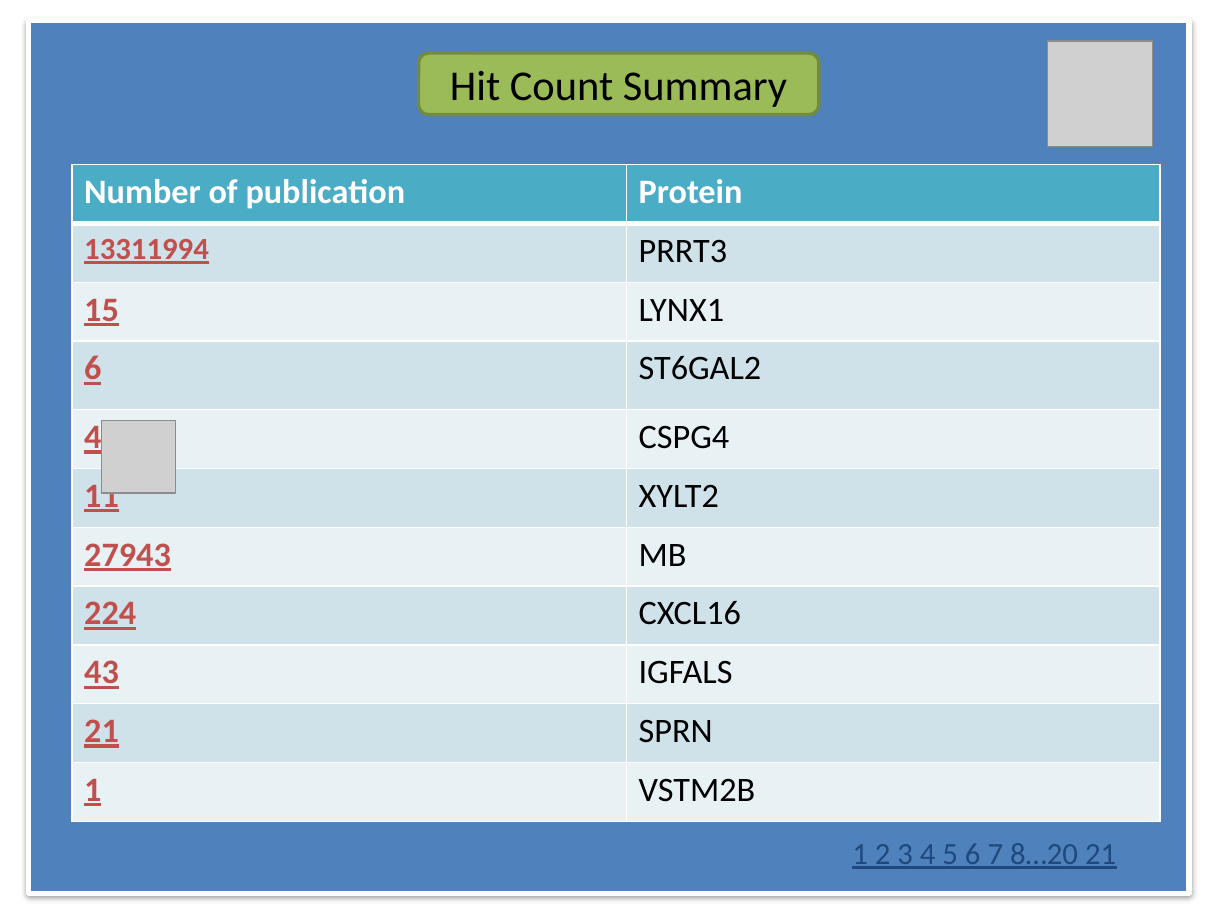
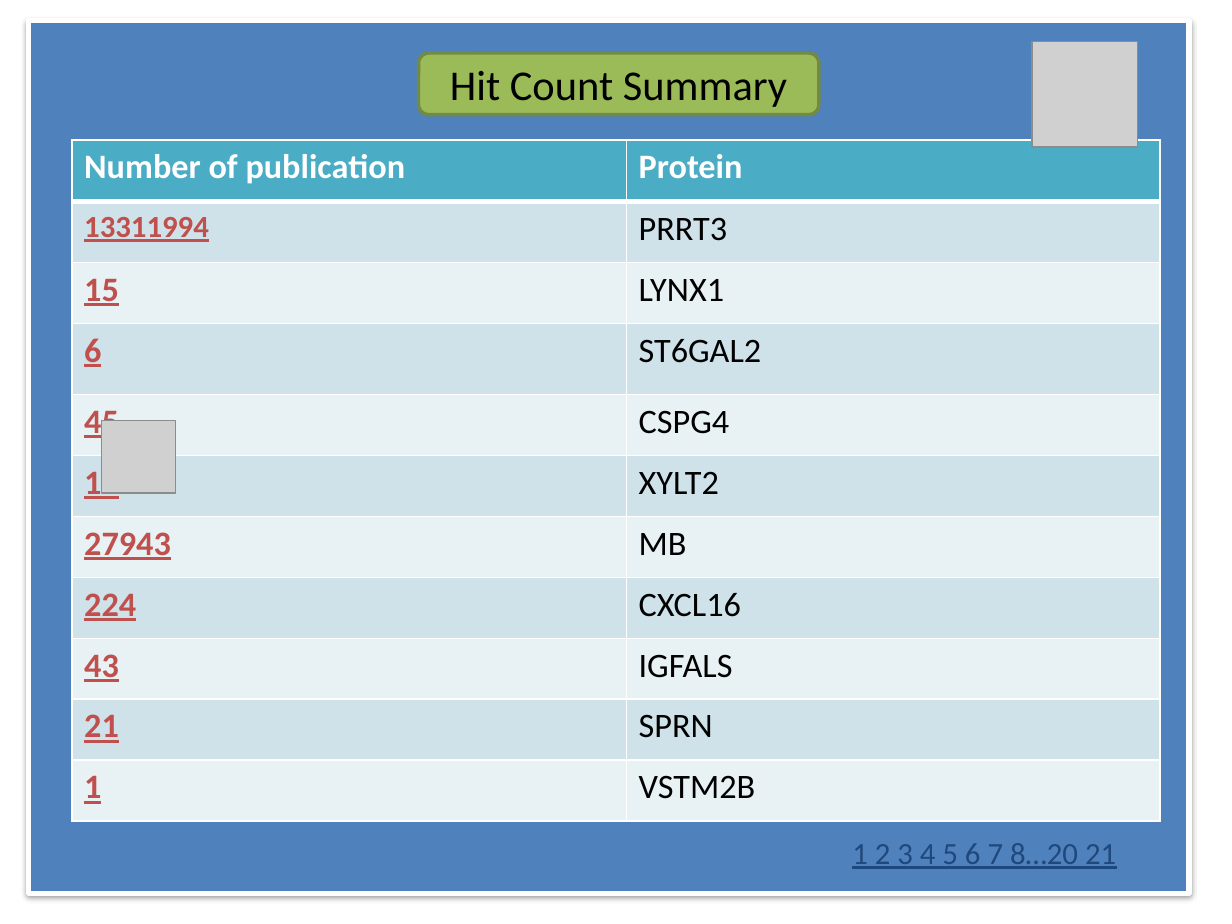
Before and after one commit to bluewood/HighThroughputDataRetrieval, a slide deck: slide 18 of Documents/GUI.pptx. Drawn at 1232x924 pixels with LibreOffice and Linux fonts; fonts in the diff are those of the drawing; grey boxes stand for pictures. Boxes give left, top, right and bottom in pixels: in the first picture for what was removed or moved away, otherwise in the second. Text is boxed around its words. In the diff, an @@ line names an element or a change of style, - is before the commit and + after.

```diff
--- a/Documents/GUI.pptx
+++ b/Documents/GUI.pptx
@@ picture moved from (x1=1047, y1=41, x2=1153, y2=147) to (x1=1032, y1=42, x2=1138, y2=148) @@
@@ table resized from (x1=71, y1=164, x2=1159, y2=821) to (x1=71, y1=140, x2=1159, y2=822) @@
```
Also in this commit, not shown: 3 other slides changed, 50 other files.
